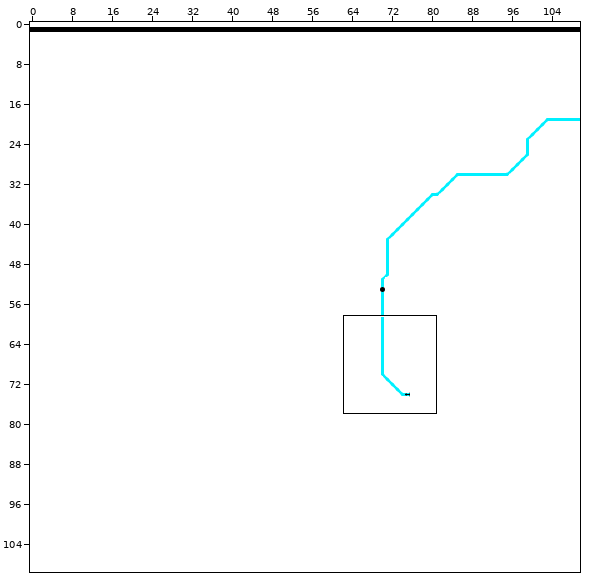
Tiled map, stored at Brampton Manor Academy/2D London Underground Simulator/Maps/level_1.tmx. The picture above shows the old version from afar; the outline marks the close-up.
Close-up. Before the commit:
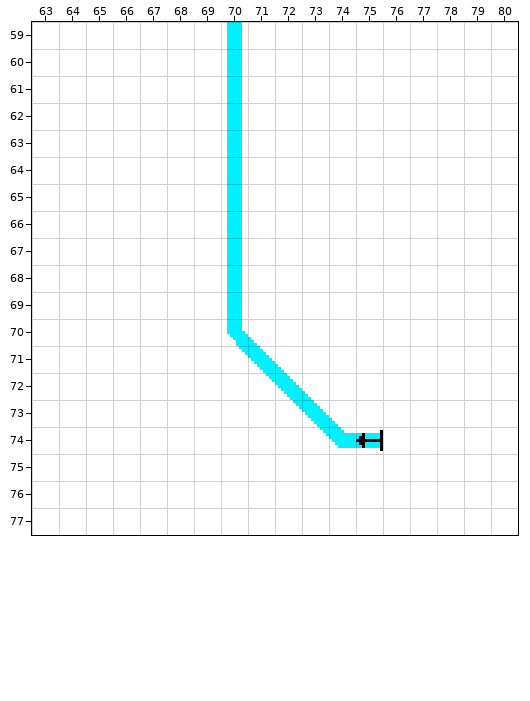
Cells are 9x9 px. Shown: x 63..80, y 59..77. The commit also changed other parts of the map, which this record leaves out.
After the commit:
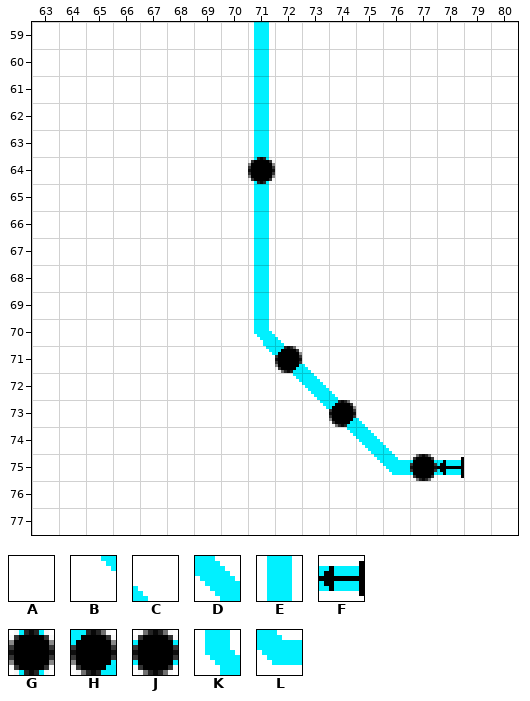
Key: from "tileset": A 9, B 30, C 40, D 70, E 90, F 130, G 140, H 150, J 220, K 250, L 260.
_ is an empty cell.
Diff:
Layer "Tile Layer 1":
y 59..63: x 70..71 EA -> AE
y 64: x 70..71 EA -> AG
y 65..69: x 70..71 EA -> AE
y 70: x 70..72 KCA -> AKC
y 71: x 70..73 BDCA -> ABHC
y 72: x 71..74 BDCA -> ABDC
y 73: x 72..75 BDCA -> ABHC
y 74: x 73..76 BLFA -> ABDC
y 75: x 75..78 AAAA -> BLJF
Boxes around the changes in both close-ups, in picture pixels (x1, y1, x2, y2):
changed: (227, 22, 464, 481)
